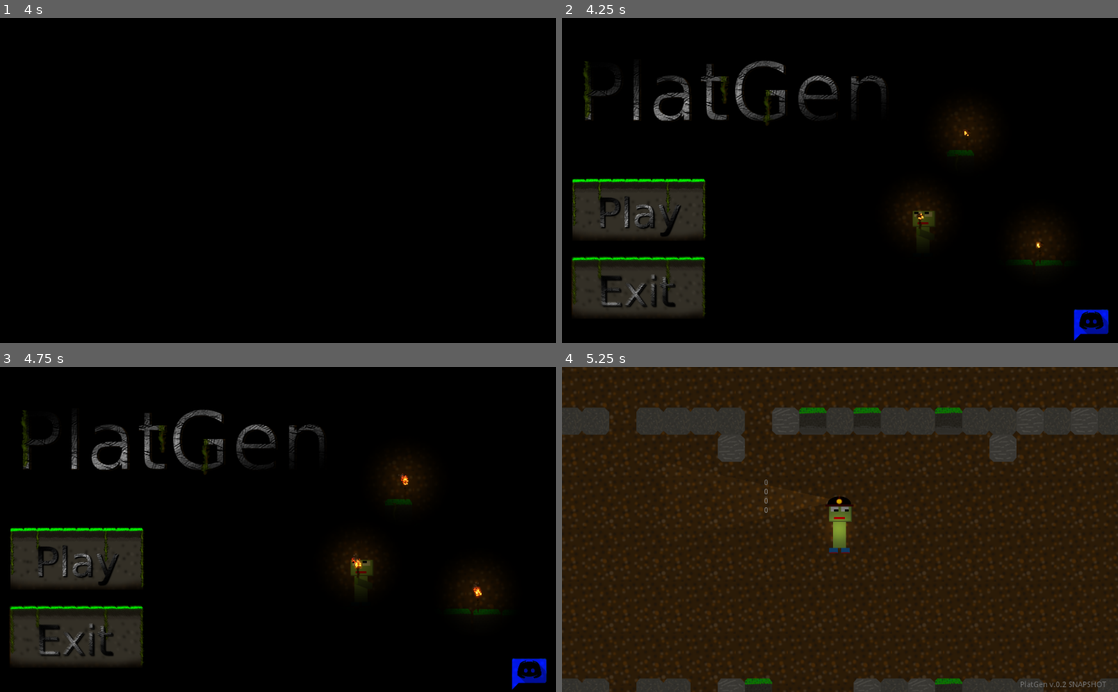
Above: before the commit, frames 1-4 (two rows, left to right).
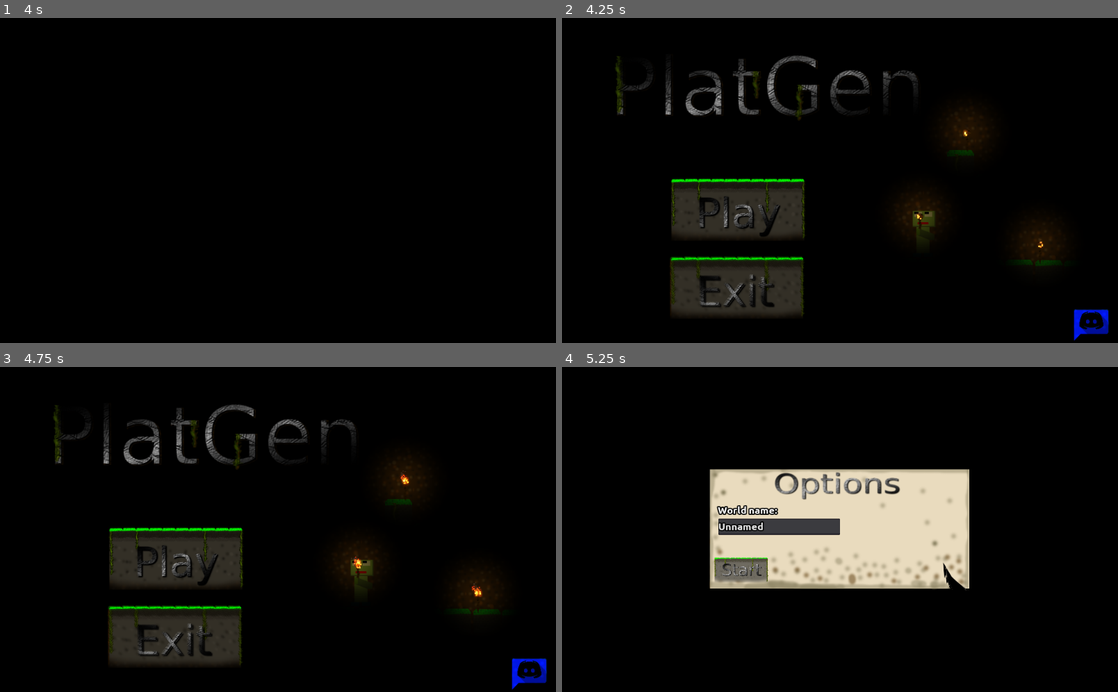
Above: after the commit, the same moments.

Repository: Broken-Lamp-A-Studio/PlatGen
Game: Godot game, scene res://scenes/VideoPlayer.tscn
The game is run twice, just before and just after one commit, with the same random seed, the same clock (stepped at 60 frames per second) and the same inputs. Video files are missing from this copy of the repository; at most half a second of black plays in their place.
Inputs (mouse positions are in pixels of both pictures, inside the frame that each line leads up to; where the layout moved, square brackets give the same spot in the first picture):
- Up to frame 1 (4 s): tap Enter at 0.5, 2, 3.5 s; move the mouse to (400, 164) at 0.52 s; hold D 0.53-1.28 s; hold E 0.53-1.28 s; click (400, 164) at 0.67 s; tap Space at 0.77, 1.25, 1.52, 2.75, 3.02, 3.77 s; move the mouse to (166, 196) at 1.27 s; hold S 1.28-2.03 s; tap E at 1.35, 2.85 s; click (166, 196) at 1.42 s; move the mouse to (333, 109) at 2.02 s; hold D 2.03-2.78 s; hold E 2.03-2.78 s; click (333, 109) at 2.17 s; move the mouse to (250, 245) at 2.77 s; hold W 2.78-3.53 s; click (250, 245) at 2.92 s; move the mouse to (444, 229) at 3.52 s; hold A from 3.53 s (still down); hold E from 3.53 s (still down); click (444, 229) at 3.67 s
- Up to frame 2 (4.25 s): keep holding A; keep holding E; tap Escape at 4.15 s
- Up to frame 3 (4.75 s): release A at 4.25 s; release E at 4.25 s; click (528, 672) at 4.25 s
- Up to frame 4 (5.25 s): click (739, 562) [639, 562] at 5 s

Frame 1 is identical in both runs. In frame 2, 15% of the frame differs, in the area x 1-87%, y 11-92%; in frame 3, 15%; in frame 4, 100%, in the area x 0-100%, y 0-100%.

Commit message:
PlatGen files 2

Diff:
--- /dev/null
+++ b/new_dynamicfont.tres
@@ -0,0 +1,10 @@
+[gd_resource type="DynamicFont" load_steps=2 format=2]
+
+[ext_resource path="res://textures/fonts/ubuntu/Ubuntu-Bold.ttf" type="DynamicFontData" id=1]
+
+[resource]
+size = 18
+outline_size = 2
+outline_color = Color( 0, 0, 0, 1 )
+use_filter = true
+font_data = ExtResource( 1 )
--- a/scenes/GAME.tscn
+++ b/scenes/GAME.tscn
@@ -1,10 +1,11 @@
-[gd_scene load_steps=6 format=2]
+[gd_scene load_steps=7 format=2]
 
 [ext_resource path="res://scripts/world.gd" type="Script" id=1]
 [ext_resource path="res://scenes/player.tscn" type="PackedScene" id=2]
 [ext_resource path="res://scenes/TileMap.tscn" type="PackedScene" id=3]
 [ext_resource path="res://scripts/GAME.gd" type="Script" id=4]
 [ext_resource path="res://scenes/inv/inv.tscn" type="PackedScene" id=5]
+[ext_resource path="res://scenes/loading-world-screen.tscn" type="PackedScene" id=6]
 
 [node name="GAME" type="Node2D"]
 script = ExtResource( 4 )
@@ -52,7 +53,10 @@
 margin_top = 280.0
 margin_right = 502.0
 margin_bottom = 294.0
-text = "PlatGen v.0.2 SNAPSHOT"
+text = "PlatGen v.0.3 SNAPSHOT"
 __meta__ = {
 "_edit_use_anchors_": false
 }
+
+[node name="l" parent="player/GUI" instance=ExtResource( 6 )]
+visible = false
--- a/scenes/Menu.tscn
+++ b/scenes/Menu.tscn
@@ -9,7 +9,8 @@
 [ext_resource path="res://scripts/Menu/exit.gd" type="Script" id=7]
 [ext_resource path="res://scripts/Menu/Menu.gd" type="Script" id=8]
 [ext_resource path="res://textures/player/menu-left-1.png" type="Texture" id=9]
-[ext_resource path="res://textures/light-default.png" type="Texture" id=11]
+[ext_resource path="res://scripts/Menu/logo.gd" type="Script" id=10]
+[ext_resource path="res://scripts/Menu/play.gd" type="Script" id=12]
 [ext_resource path="res://textures/map/default/vine_2.png" type="Texture" id=13]
 [ext_resource path="res://textures/map/default/vine_1.png" type="Texture" id=14]
 [ext_resource path="res://textures/player/arm-1.png" type="Texture" id=15]
@@ -49,6 +50,117 @@
 "_edit_lock_": true
 }
 
+[node name="map" type="Node2D" parent="."]
+
+[node name="dirt-with-grass-1" type="Sprite" parent="map"]
+position = Vector2( 1007.39, 472.584 )
+texture = ExtResource( 17 )
+
+[node name="dirt-with-grass-2" type="Sprite" parent="map"]
+position = Vector2( 955.258, 472.584 )
+texture = ExtResource( 17 )
+
+[node name="dirt-with-grass-3" type="Sprite" parent="map"]
+position = Vector2( 902.324, 471.683 )
+texture = ExtResource( 17 )
+
+[node name="dirt-with-grass-4" type="Sprite" parent="map"]
+position = Vector2( 847.473, 470.898 )
+texture = ExtResource( 17 )
+
+[node name="dirt-with-grass-5" type="Sprite" parent="map"]
+position = Vector2( 793.595, 470.898 )
+texture = ExtResource( 17 )
+
+[node name="dirt-with-grass-6" type="Sprite" parent="map"]
+position = Vector2( 739.717, 469.776 )
+texture = ExtResource( 17 )
+
+[node name="dirt-with-grass-7" type="Sprite" parent="map"]
+position = Vector2( 688.084, 468.653 )
+texture = ExtResource( 17 )
+
+[node name="dirt-with-grass-8" type="Sprite" parent="map"]
+position = Vector2( 635.328, 467.531 )
+texture = ExtResource( 17 )
+
+[node name="dirt-with-grass-9" type="Sprite" parent="map"]
+position = Vector2( 582.572, 466.408 )
+texture = ExtResource( 17 )
+
+[node name="dirt-with-grass-10" type="Sprite" parent="map"]
+position = Vector2( 528.694, 465.286 )
+texture = ExtResource( 17 )
+
+[node name="dirt-with-grass-11" type="Sprite" parent="map"]
+position = Vector2( 473.694, 466.408 )
+texture = ExtResource( 17 )
+
+[node name="dirt-with-grass-12" type="Sprite" parent="map"]
+position = Vector2( 739.477, 269.435 )
+texture = ExtResource( 17 )
+
+[node name="dirt-with-grass-13" type="Sprite" parent="map"]
+position = Vector2( 562.8, 331.274 )
+texture = ExtResource( 17 )
+
+[node name="dirt-with-grass-14" type="Sprite" parent="map"]
+position = Vector2( 791.694, 314.408 )
+texture = ExtResource( 17 )
+
+[node name="dirt-with-grass-15" type="Sprite" parent="map"]
+position = Vector2( 846.694, 314.408 )
+texture = ExtResource( 17 )
+
+[node name="dirt-with-grass-16" type="Sprite" parent="map"]
+position = Vector2( 903.694, 313.408 )
+texture = ExtResource( 17 )
+
+[node name="vine-1" type="Sprite" parent="map"]
+position = Vector2( 563.691, 370.728 )
+texture = ExtResource( 14 )
+
+[node name="vine-2" type="Sprite" parent="map"]
+position = Vector2( 732.774, 275.97 )
+texture = ExtResource( 14 )
+
+[node name="vine-3" type="Sprite" parent="map"]
+position = Vector2( 829.693, 321.294 )
+texture = ExtResource( 14 )
+
+[node name="vine-4" type="Sprite" parent="map"]
+position = Vector2( 829.693, 358.755 )
+texture = ExtResource( 13 )
+
+[node name="vine-5" type="Sprite" parent="map"]
+position = Vector2( 732.178, 312.375 )
+texture = ExtResource( 13 )
+
+[node name="vine-6" type="Sprite" parent="map"]
+position = Vector2( 563.311, 408.107 )
+texture = ExtResource( 13 )
+
+[node name="pl" type="Node2D" parent="."]
+
+[node name="player" type="Sprite" parent="pl"]
+position = Vector2( 671.928, 400.056 )
+texture = ExtResource( 9 )
+
+[node name="torch_on_3" parent="pl" instance=ExtResource( 18 )]
+position = Vector2( 664.638, 376.769 )
+
+[node name="arm" type="Sprite" parent="pl"]
+position = Vector2( 672.868, 401.898 )
+texture = ExtResource( 15 )
+
+[node name="torches" type="Node2D" parent="."]
+
+[node name="torch_on_1" parent="torches" instance=ExtResource( 18 )]
+position = Vector2( 751.459, 222.455 )
+
+[node name="torch_on_2" parent="torches" instance=ExtResource( 18 )]
+position = Vector2( 885.552, 428.975 )
+
 [node name="Menu" type="Control" parent="."]
 margin_top = 1.12244
 margin_right = 1024.0
@@ -63,9 +175,14 @@
 margin_right = 652.247
 margin_bottom = 259.527
 texture = ExtResource( 1 )
-__meta__ = {
-"_edit_use_anchors_": false
-}
+script = ExtResource( 10 )
+__meta__ = {
+"_edit_use_anchors_": false
+}
+
+[node name="Light2D" type="Light2D" parent="Menu/logo"]
+position = Vector2( 333.701, 127.376 )
+texture = ExtResource( 1 )
 
 [node name="exit" type="TextureButton" parent="Menu"]
 margin_left = 23.3669
@@ -80,6 +197,10 @@
 "_edit_use_anchors_": false
 }
 
+[node name="Light2D3" type="Light2D" parent="Menu/exit"]
+position = Vector2( 245.568, 121.29 )
+texture = ExtResource( 4 )
+
 [node name="play" type="TextureButton" parent="Menu"]
 margin_left = 22.1635
 margin_top = 296.102
@@ -88,130 +209,14 @@
 rect_scale = Vector2( 0.5, 0.5 )
 texture_normal = ExtResource( 5 )
 texture_hover = ExtResource( 3 )
-__meta__ = {
-"_edit_use_anchors_": false
-}
-
-[node name="Light2D" type="Light2D" parent="Menu"]
-position = Vector2( 325.948, 136.903 )
-texture = ExtResource( 1 )
-
-[node name="Light2D2" type="Light2D" parent="Menu"]
-position = Vector2( 147.411, 357.818 )
-scale = Vector2( 0.5, 0.5 )
+script = ExtResource( 12 )
+__meta__ = {
+"_edit_use_anchors_": false
+}
+
+[node name="Light2D2" type="Light2D" parent="Menu/play"]
+position = Vector2( 250.495, 123.432 )
 texture = ExtResource( 5 )
-
-[node name="Light2D3" type="Light2D" parent="Menu"]
-position = Vector2( 146.151, 501.449 )
-scale = Vector2( 0.5, 0.5 )
-texture = ExtResource( 4 )
-
-[node name="Loading" type="Sprite" parent="."]
-visible = false
-position = Vector2( 587.265, 320.06 )
-
-[node name="Light2D" type="Light2D" parent="Loading"]
-position = Vector2( 13, 50 )
-scale = Vector2( 1200, 1000 )
-texture = ExtResource( 11 )
-
-[node name="map" type="Node2D" parent="."]
-
-[node name="dirt-with-grass-1" type="Sprite" parent="map"]
-position = Vector2( 1007.39, 472.584 )
-texture = ExtResource( 17 )
-
-[node name="dirt-with-grass-2" type="Sprite" parent="map"]
-position = Vector2( 955.258, 472.584 )
-texture = ExtResource( 17 )
-
-[node name="dirt-with-grass-3" type="Sprite" parent="map"]
-position = Vector2( 902.324, 471.683 )
-texture = ExtResource( 17 )
-
-[node name="dirt-with-grass-4" type="Sprite" parent="map"]
-position = Vector2( 847.473, 470.898 )
-texture = ExtResource( 17 )
-
-[node name="dirt-with-grass-5" type="Sprite" parent="map"]
-position = Vector2( 793.595, 470.898 )
-texture = ExtResource( 17 )
-
-[node name="dirt-with-grass-6" type="Sprite" parent="map"]
-position = Vector2( 739.717, 469.776 )
-texture = ExtResource( 17 )
-
-[node name="dirt-with-grass-7" type="Sprite" parent="map"]
-position = Vector2( 688.084, 468.653 )
-texture = ExtResource( 17 )
-
-[node name="dirt-with-grass-8" type="Sprite" parent="map"]
-position = Vector2( 635.328, 467.531 )
-texture = ExtResource( 17 )
-
-[node name="dirt-with-grass-9" type="Sprite" parent="map"]
-position = Vector2( 582.572, 466.408 )
-texture = ExtResource( 17 )
-
-[node name="dirt-with-grass-10" type="Sprite" parent="map"]
-position = Vector2( 528.694, 465.286 )
-texture = ExtResource( 17 )
-
-[node name="dirt-with-grass-11" type="Sprite" parent="map"]
-position = Vector2( 473.694, 466.408 )
-texture = ExtResource( 17 )
-
-[node name="dirt-with-grass-12" type="Sprite" parent="map"]
-position = Vector2( 739.477, 269.435 )
-texture = ExtResource( 17 )
-
-[node name="dirt-with-grass-13" type="Sprite" parent="map"]
-position = Vector2( 562.8, 331.274 )
-texture = ExtResource( 17 )
-
-[node name="dirt-with-grass-14" type="Sprite" parent="map"]
-position = Vector2( 791.694, 314.408 )
-texture = ExtResource( 17 )
-
-[node name="dirt-with-grass-15" type="Sprite" parent="map"]
-position = Vector2( 846.694, 314.408 )
-texture = ExtResource( 17 )
-
-[node name="dirt-with-grass-16" type="Sprite" parent="map"]
-position = Vector2( 903.694, 313.408 )
-texture = ExtResource( 17 )
-
-[node name="vine-1" type="Sprite" parent="map"]
-position = Vector2( 563.691, 370.728 )
-texture = ExtResource( 14 )
-
-[node name="vine-2" type="Sprite" parent="map"]
-position = Vector2( 732.774, 275.97 )
-texture = ExtResource( 14 )
-
-[node name="vine-3" type="Sprite" parent="map"]
-position = Vector2( 829.693, 321.294 )
-texture = ExtResource( 14 )
-
-[node name="vine-4" type="Sprite" parent="map"]
-position = Vector2( 829.693, 358.755 )
-texture = ExtResource( 13 )
-
-[node name="vine-5" type="Sprite" parent="map"]
-position = Vector2( 732.178, 312.375 )
-texture = ExtResource( 13 )
-
-[node name="vine-6" type="Sprite" parent="map"]
-position = Vector2( 563.311, 408.107 )
-texture = ExtResource( 13 )
-
-[node name="torches" type="Node2D" parent="."]
-
-[node name="torch_on_1" parent="torches" instance=ExtResource( 18 )]
-position = Vector2( 751.459, 222.455 )
-
-[node name="torch_on_2" parent="torches" instance=ExtResource( 18 )]
-position = Vector2( 885.552, 428.975 )
 
 [node name="discord" type="Node2D" parent="."]
 position = Vector2( 863, 528 )
@@ -244,19 +249,6 @@
 color = Color( 0.298039, 0.913725, 0.854902, 1 )
 energy = 2.29
 
-[node name="pl" type="Node2D" parent="."]
-
-[node name="player" type="Sprite" parent="pl"]
-position = Vector2( 671.928, 400.056 )
-texture = ExtResource( 9 )
-
-[node name="torch_on_3" parent="pl" instance=ExtResource( 18 )]
-position = Vector2( 664.638, 376.769 )
-
-[node name="arm" type="Sprite" parent="pl"]
-position = Vector2( 672.868, 401.898 )
-texture = ExtResource( 15 )
-
 [node name="Camera2D" type="Camera2D" parent="."]
 position = Vector2( 517.087, 300 )
 current = true
--- a/scenes/loading-world-screen.tscn
+++ b/scenes/loading-world-screen.tscn
@@ -1,8 +1,19 @@
-[gd_scene load_steps=2 format=2]
+[gd_scene load_steps=9 format=2]
 
 [ext_resource path="res://textures/light-default.png" type="Texture" id=1]
+[ext_resource path="res://scripts/loading-world-screen.gd" type="Script" id=2]
+[ext_resource path="res://textures/animation-1.png" type="Texture" id=3]
+[ext_resource path="res://textures/loading/2.png" type="Texture" id=4]
+[ext_resource path="res://textures/loading/1.png" type="Texture" id=5]
+[ext_resource path="res://textures/logo-white.png" type="Texture" id=6]
+[ext_resource path="res://textures/fonts/ubuntu/Ubuntu-Bold.ttf" type="DynamicFontData" id=7]
+
+[sub_resource type="DynamicFont" id=1]
+size = 30
+font_data = ExtResource( 7 )
 
 [node name="loading-world-screen" type="Node2D"]
+script = ExtResource( 2 )
 
 [node name="background" type="Sprite" parent="."]
 modulate = Color( 0, 0, 0, 1 )
@@ -10,3 +21,42 @@
 texture = ExtResource( 1 )
 
 [node name="logo" type="Sprite" parent="."]
+position = Vector2( 0, -100 )
+texture = ExtResource( 6 )
+
+[node name="animation" type="Sprite" parent="."]
+position = Vector2( 0, 150 )
+texture = ExtResource( 3 )
+
+[node name="loading" type="Node2D" parent="."]
+
+[node name="loading" type="Sprite" parent="loading"]
+position = Vector2( 0, 250 )
+texture = ExtResource( 5 )
+
+[node name="l-2" type="Sprite" parent="loading"]
+position = Vector2( 0, 250 )
+texture = ExtResource( 4 )
+
+[node name="l-3" type="Sprite" parent="loading"]
+modulate = Color( 0, 0, 0, 1 )
+position = Vector2( -638.856, 245.795 )
+scale = Vector2( 241.968, 100 )
+texture = ExtResource( 1 )
+
+[node name="l-4" type="Sprite" parent="loading"]
+modulate = Color( 0, 0, 0, 1 )
+position = Vector2( 554.099, 245.795 )
+scale = Vector2( 241.968, 100 )
+texture = ExtResource( 1 )
+
+[node name="information" type="Label" parent="loading"]
+margin_left = -508.0
+margin_top = 259.0
+margin_right = 523.0
+margin_bottom = 316.0
+custom_fonts/font = SubResource( 1 )
+text = "Generating world..."
+__meta__ = {
+"_edit_use_anchors_": false
+}
--- a/scenes/player.gd
+++ b/scenes/player.gd
@@ -12,7 +12,7 @@
 	var my = get_global_mouse_position().y
 	if not(Input.is_key_pressed(KEY_W) or Input.is_key_pressed(KEY_S) or Input.is_key_pressed(KEY_A) or Input.is_key_pressed(KEY_D)):
 		m = 1
-	if(OS.get_system_time_msecs() - textur2 > 500 and (Input.is_key_pressed(KEY_W) or Input.is_key_pressed(KEY_S) or Input.is_key_pressed(KEY_A) or Input.is_key_pressed(KEY_D))):
+	if(OS.get_system_time_msecs() - textur2 > 250 and (Input.is_key_pressed(KEY_W) or Input.is_key_pressed(KEY_S) or Input.is_key_pressed(KEY_A) or Input.is_key_pressed(KEY_D))):
 		m += 1
 		if(m > 2):
 			m = 1
--- /dev/null
+++ b/scenes/world-change.tscn
@@ -0,0 +1,50 @@
+[gd_scene load_steps=6 format=2]
+
+[ext_resource path="res://textures/default_buttons/start_button_2.png" type="Texture" id=1]
+[ext_resource path="res://textures/background.png" type="Texture" id=2]
+[ext_resource path="res://textures/default_buttons/start_button_1.png" type="Texture" id=3]
+[ext_resource path="res://scripts/world-change.gd" type="Script" id=4]
+[ext_resource path="res://new_dynamicfont.tres" type="DynamicFont" id=5]
+
+[node name="world-change" type="Node2D"]
+script = ExtResource( 4 )
+
+[node name="background" type="Sprite" parent="."]
+texture = ExtResource( 2 )
+
+[node name="start" type="TextureButton" parent="."]
+margin_left = -232.193
+margin_top = 51.9131
+margin_right = 267.807
+margin_bottom = 301.913
+rect_scale = Vector2( 0.2, 0.2 )
+texture_normal = ExtResource( 3 )
+texture_hover = ExtResource( 1 )
+__meta__ = {
+"_edit_use_anchors_": false
+}
+
+[node name="text" type="Label" parent="."]
+margin_left = -225.0
+margin_top = -46.0
+margin_right = 220.0
+margin_bottom = 40.0
+custom_fonts/font = ExtResource( 5 )
+text = "World name:"
+__meta__ = {
+"_edit_use_anchors_": false
+}
+
+[node name="TextEdit" type="TextEdit" parent="."]
+margin_left = -224.0
+margin_top = -20.0
+margin_bottom = 10.0
+custom_fonts/font = ExtResource( 5 )
+text = "Unnamed"
+highlight_current_line = true
+__meta__ = {
+"_edit_use_anchors_": false
+}
+
+[node name="Camera2D" type="Camera2D" parent="."]
+current = true
--- a/scripts/GAME.gd
+++ b/scripts/GAME.gd
@@ -4,6 +4,7 @@
 	get_node("player").set_process(false)
 	get_node("player").set_physics_process(false)
 	get_node("world").set_process(false)
+	get_node("player/helmet-light").enabled = false
 	get_node("player").gravity_scale = 0
 	make_game()
 	get_node("world").set_process(true)
@@ -21,8 +22,8 @@
 	file.close()
 	return data
 func make_game():
-	var game_name = read_file("res://data/worldname.world")
-	var game_path = read_file("res://data/save_files.data")+"/"+game_name
+	var game_name = read_file("user://save/worldname.world")
+	var game_path = read_file("user://save/save_files.data")+"/"+game_name
 	make_dir(game_path)
 	make_dir(game_path+"/blocks")
 	make_file(game_path+"/world.world", "", "normal")
--- a/scripts/Menu/Menu.gd
+++ b/scripts/Menu/Menu.gd
@@ -9,7 +9,6 @@
 var v1 = 0
 onready var time3 = OS.get_system_time_secs()
 func _ready():
-	print("test")
 	self.visible = true
 	rng.randomize()
 	set_process(true)
@@ -17,4 +16,4 @@
 
 func _process(delta):
 	if(get_node("Menu/play").pressed):
-		get_tree().change_scene("res://scenes/GAME.tscn")
+		get_tree().change_scene("res://scenes/world-change.tscn")
--- a/scripts/Menu/exit.gd
+++ b/scripts/Menu/exit.gd
@@ -5,5 +5,8 @@
 	set_process(true)
 	set_process_input(true)
 func _process(delta):
+	viewport_sync()
 	if(self.pressed):
 		get_tree().quit()
+func viewport_sync():
+	rect_position.x = get_viewport_rect().size.x/5
--- /dev/null
+++ b/scripts/Menu/logo.gd
@@ -0,0 +1,8 @@
+extends TextureRect
+
+
+func viewport_sync():
+	rect_position.x = get_viewport_rect().size.x/20
+	rect_position.y = get_viewport_rect().size.y-(3*(get_viewport_rect().size.y/3))
+func _process(delta):
+	viewport_sync()
--- /dev/null
+++ b/scripts/Menu/play.gd
@@ -0,0 +1,7 @@
+extends TextureButton
+
+
+func viewport_sync():
+	rect_position.x = get_viewport_rect().size.x/5
+func _process(delta):
+	viewport_sync()
--- a/scripts/VideoPlayer.gd
+++ b/scripts/VideoPlayer.gd
@@ -5,14 +5,12 @@
 
 func _ready():
 	dir.open("user://")
-	if not(dir.dir_exists("user://PlatGen")):
-		dir.make_dir("user://PlatGen")
-	if not(dir.dir_exists("user://PlatGen/logs")):
-		dir.make_dir("user://PlatGen/logs")
-	if not(dir.dir_exists("user://PlatGen/save")):
-		dir.make_dir("user://PlatGen/save")
-	if not(dir.dir_exists("user://PlatGen/user-settings")):
-		dir.make_dir("user://PlatGen/user-settings")
+	if not(dir.dir_exists("user://logs")):
+		dir.make_dir("user://logs")
+	if not(dir.dir_exists("user:///save")):
+		dir.make_dir("user:///save")
+	if not(dir.dir_exists("user://user-settings")):
+		dir.make_dir("user:///user-settings")
 	self.visible = true
 	set_process(true)
 	set_process_input(true)
--- a/scripts/discord.gd
+++ b/scripts/discord.gd
@@ -1,11 +1,14 @@
 extends Node2D
 
-
+func viewport_sync():
+	position.x = get_viewport_rect().size.x-400
+	position.y = get_viewport_rect().size.y-120
 
 
 func _ready():
 	set_process(true)
 
 func _process(delta):
+	#viewport_sync()
 	if(get_node("Control/TextureButton").pressed):
 		OS.shell_open("https://discord.gg/4Qg3xet")
--- a/scripts/loading-world-screen.gd
+++ b/scripts/loading-world-screen.gd
@@ -1,16 +1,71 @@
 extends Node2D
 
+var unvisible_all = 0
+onready var a_time = OS.get_system_time_msecs()
+var b = 0
+func animation():
+	if(OS.get_system_time_msecs() - a_time > 250):
+		if(b == 0):
+			get_node("animation").texture = load("res://textures/animation-1.png")
+			b = 1
+		elif(b == 1):
+			get_node("animation").texture = load("res://textures/animation-2.png")
+			b = 0
+		a_time = OS.get_system_time_msecs()
+var progress = 0
+func loading():
+	get_node("loading/loading").position.x = -1000+progress*10
+func _process(delta):
+	if(unvisible_all == 0):
+		animation()
+		loading()
+	elif(unvisible_all == 1):
+		anim2()
+	elif(unvisible_all == 2):
+		set_process(false)
+onready var t_time = OS.get_system_time_msecs()
+func test():
+	if(OS.get_system_time_msecs() - t_time > 100):
+		progress += 1
+		if(progress == 100):
+			progress = 0
+		t_time = OS.get_system_time_msecs()
+func change_progress(information, type, progress2):
+	get_node("loading/information").text = information
+	if(type == "+"):
+		progress += progress2
+	elif(type == "set"):
+		progress = progress2
+	elif(type == "-"):
+		progress -= progress2
+func _ready():
+	get_node("background").modulate.a = 1
+	get_node("loading").visible = true
+	get_node("animation").visible = true
+	get_node("logo").visible = true
+	self.visible = true
+	set_process(true)
 
-# Declare member variables here. Examples:
-# var a = 2
-# var b = "text"
-
-
-# Called when the node enters the scene tree for the first time.
-func _ready():
-	pass # Replace with function body.
-
-
-# Called every frame. 'delta' is the elapsed time since the previous frame.
-#func _process(delta):
-#	pass
+func unvisible():
+	get_node("loading").visible = false
+	get_node("animation").visible = false
+	get_node("logo").visible = false
+	progress = 0
+	unvisible_all = 1
+onready var time1 = OS.get_system_time_msecs()
+func anim2():
+	if(OS.get_system_time_msecs() - time1 > 50):
+		if not(get_node("background").modulate.a == 0):
+			get_node("background").modulate.a -= 0.05
+		else:
+			self.visible = false
+			unvisible_all = 2
+		time1 = OS.get_system_time_msecs()
+func visible2():
+	unvisible_all = 0
+	get_node("loading").visible = true
+	get_node("animation").visible = true
+	get_node("logo").visible = true
+	get_node("background").modulate.a = 1
+	self.visible = true
+	set_process(true)
--- /dev/null
+++ b/scripts/world-change.gd
@@ -0,0 +1,19 @@
+extends Node2D
+
+var world_name = "Unnamed"
+func mouse_active():
+	if(Input.is_mouse_button_pressed(BUTTON_LEFT)):
+		pass
+func run():
+	if(get_node("start").pressed):
+		make_file("user://save/save_files.data", "user://save")
+		make_file("user://save/worldname.world", world_name)
+		get_tree().change_scene("res://scenes/GAME.tscn")
+func make_file(path, data):
+	var file = File.new()
+	file.open(path, File.WRITE)
+	file.store_line(data)
+	file.close()
+func _process(delta):
+	run()
+	world_name = get_node("TextEdit").text
--- a/scripts/world.gd
+++ b/scripts/world.gd
@@ -123,9 +123,11 @@
 	if(rand1 == 1 and access == true):
 		add_block("air", "", false, false, false, false, x, y)
 
-
+var progress = 0
 var chunk_load_type = 1
 func chunk_player_gen():
+	if(get_tree().get_root().get_node("GAME/player/GUI/l").visible == false):
+		get_tree().get_root().get_node("GAME/player/GUI/l").visible2()
 	if not(get_node_or_null("%d"%(px2-200+VM_chunk_X)+"%d"%(py2-200+VM_chunk_Y))):
 		#print("Make chunk:%d"%(px2-200+VM_chunk_X)+"%d"%(py2-200+VM_chunk_Y))
 		chunk_gen(px2-200+VM_chunk_X, py2-200+VM_chunk_Y)
@@ -169,12 +171,18 @@
 	if(px2 > 500):
 		py2 += 50
 		px2 = 0
+		progress += 10
+
 	if(py2 > 500):
 		py2 = 0
+		progress = 100
 		chunk_gen_run = false
 		get_tree().get_root().get_node("GAME/player").set_process(true)
 		get_tree().get_root().get_node("GAME/player").set_physics_process(true)
 		get_tree().get_root().get_node("GAME/player").gravity_scale = 1
+		get_tree().get_root().get_node("GAME/player/GUI/l").unvisible()
+		get_tree().get_root().get_node("GAME/player/helmet-light").enabled = true
+	get_tree().get_root().get_node("GAME/player/GUI/l").change_progress("Generating world...", "set", progress)
 var VM_m_x = 0
 var VM_m_y = 0
 var block_size = 50
--- a/scripts/worldelement.gd
+++ b/scripts/worldelement.gd
@@ -93,11 +93,18 @@
 						node = output
 						get_node("texture").texture = load("res://textures/map/default/"+output+".png")
 func save_node():
-	var file = File.new()
-	file.open(game_path+"/blocks/"+name+".node", File.WRITE)
-	var json_data = node_data
-	file.store_line(to_json(json_data))
-	file.close()
+	var file2 = File.new()
+	var dir = Directory.new()
+	if not(dir.dir_exists(game_path)):
+		dir.make_dir(game_path)
+	if not(dir.dir_exists(game_path+"/blocks")):
+		dir.make_dir(game_path+"/blocks")
+	if not(dir.file_exists(game_path+"/blocks/"+name+".node")):
+		file2.open(game_path+"/blocks/"+name+".node", File.WRITE)
+		file2.close()
+	file2.open(game_path+"/blocks/"+name+".node", File.WRITE)
+	file2.store_line(to_json(node_data))
+	file2.close()
 func load_node():
 	var file = File.new()
 	file.open(game_path+"/blocks/%d"%position.x+"%d"%position.y, File.READ)
Not shown: 1 places in scenes/Menu.tscn that only renumber resources
Binary file changed: textures/background.png
Binary file added: textures/loading/1.png
Not shown, added: textures/loading/1.png.import
Binary file added: textures/loading/2.png
Not shown, added: textures/loading/2.png.import
